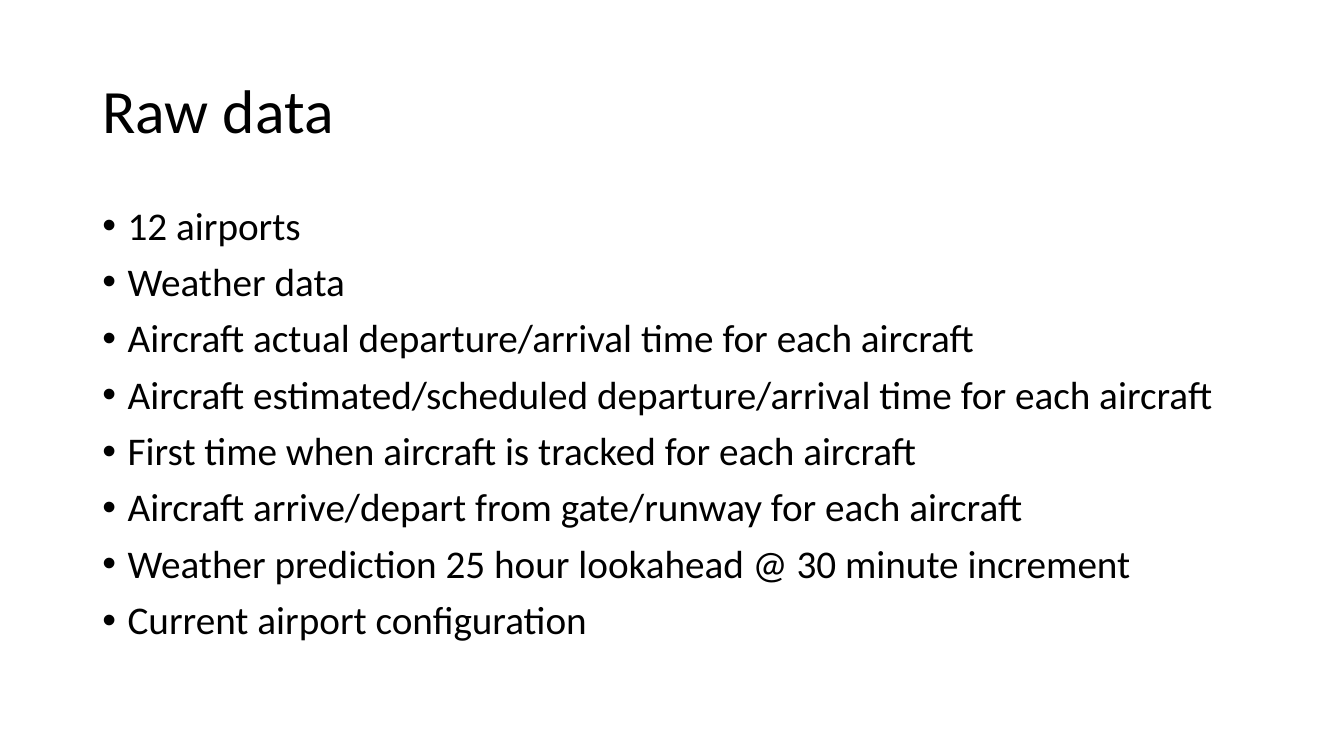
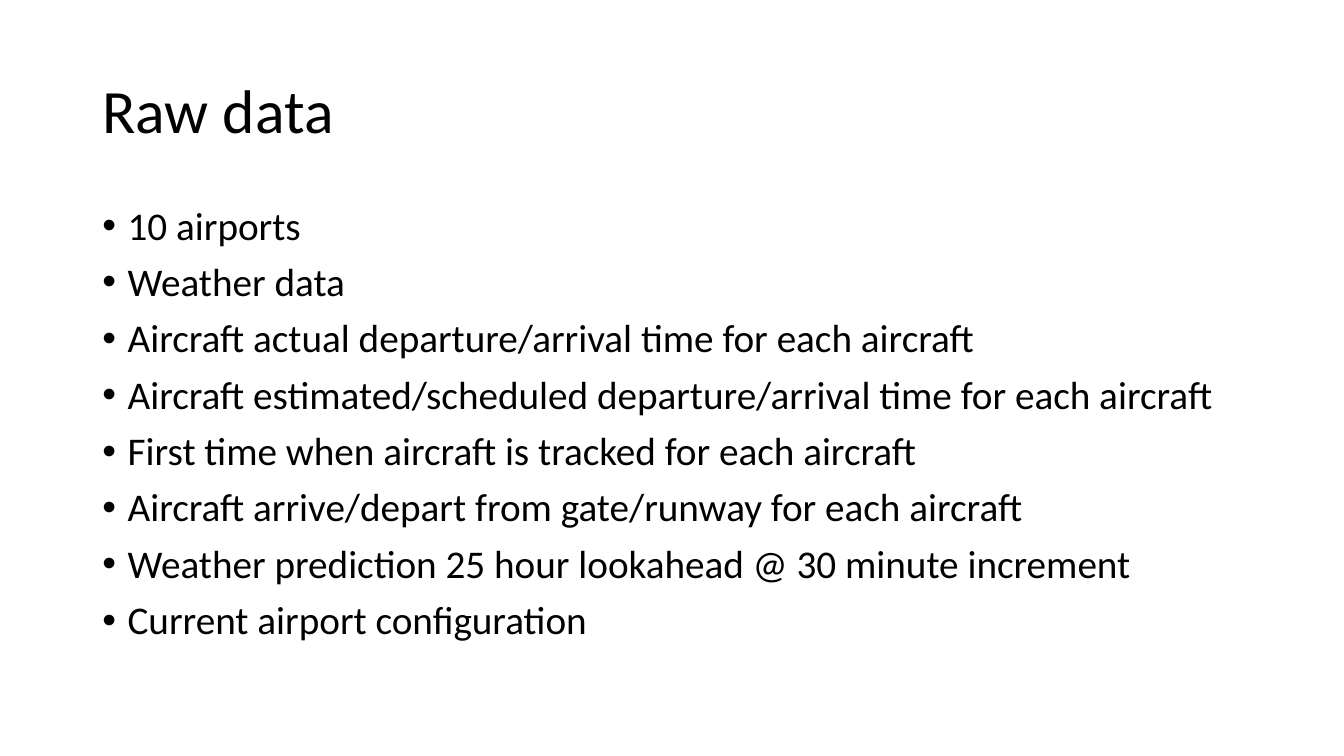
Before and after one commit to Pennswood/runway-project-private, a slide deck: slide 2 of weather for predicting airport configuration.pptx. Drawn at 1344x756 pixels with LibreOffice and Linux fonts; fonts in the diff are those of the drawing. Boxes give left, top, right and bottom in pixels: in the first picture for what was removed or moved away, otherwise in the second. Text is boxed around its words. In the diff, an @@ line names an element or a change of style, - is before the commit and + after.

Commit message:
Updated powerpoint

```diff
--- a/weather for predicting airport configuration.pptx
+++ b/weather for predicting airport configuration.pptx
@@ text at (128, 213, 301, 247): text changed @@
-• 12 airports
+• 10 airports
```
Also in this commit, not shown: 11 slides added.
